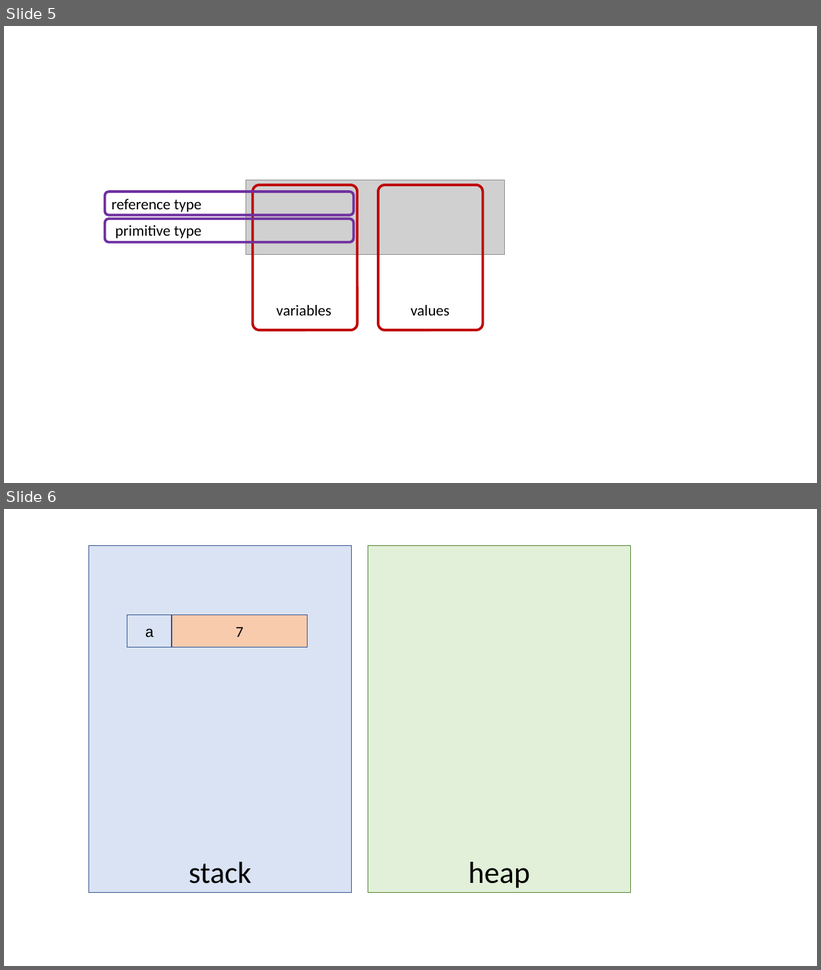
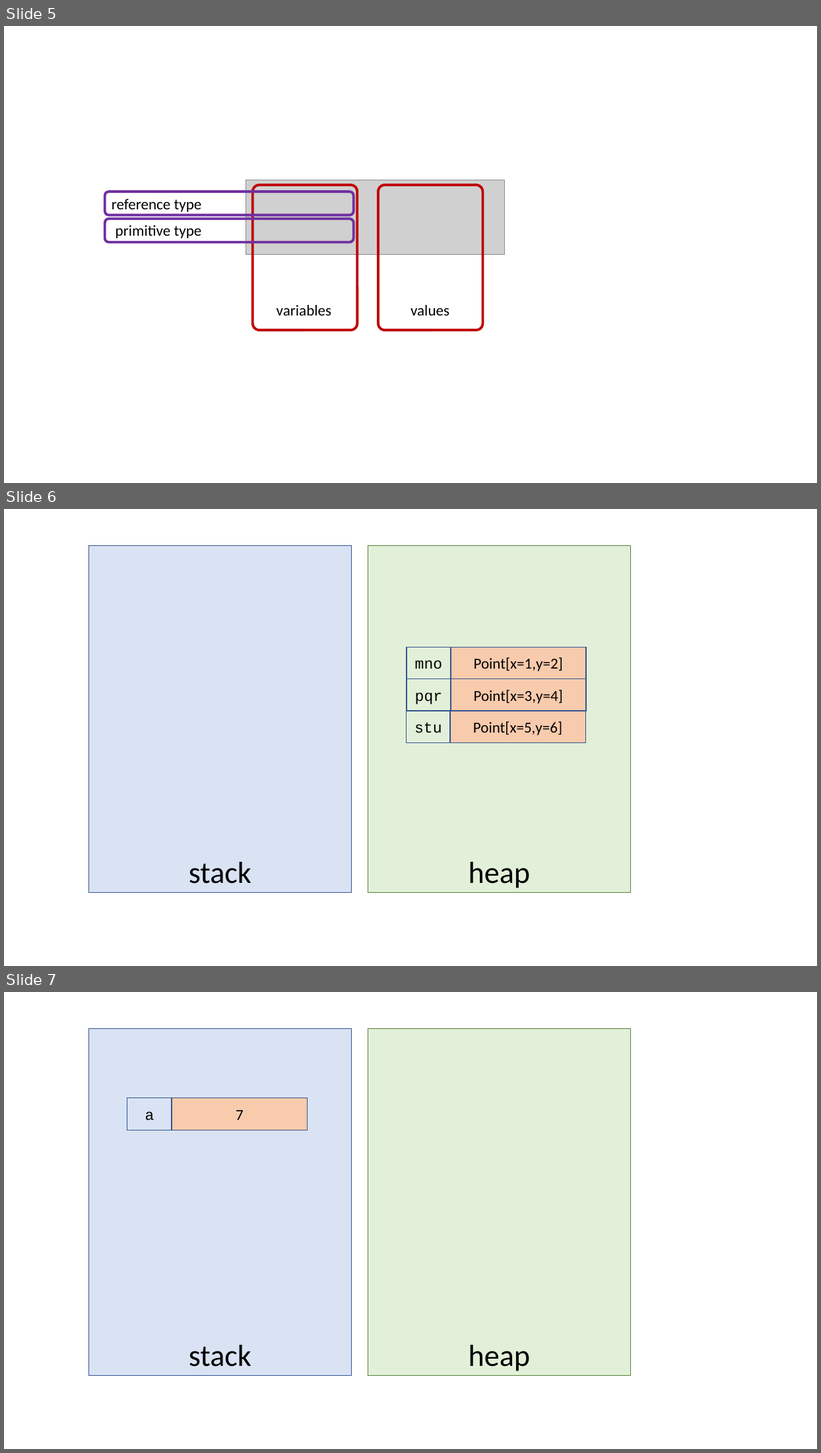
Before and after one commit to albertattard/java-boot-camp, a slide deck: assets/images/Images.pptx. Shown one above the other, each under a label of ours: slides 5 and 6 before the commit, slides 5, 6 and 7 after it. The pictures are 821x970 and 821x1453 pixels, drawn with LibreOffice and Linux fonts; fonts in the diff are those of the drawing; grey boxes stand for pictures. Boxes give left, top, right and bottom in pixels: in the first picture for what was removed or moved away, otherwise in the second. Text is boxed around its words. In the diff, an @@ line names an element or a change of style, - is before the commit and + after.

Commit message:
Add stack & heap examples

```diff
--- a/assets/images/Images.pptx
+++ b/assets/images/Images.pptx
@@ slide 6 added at (4,509,817,966), background #FFFFFF @@
@@ rectangle added at (88,545,351,893), fill #DAE3F3, outline #325491 1 pt, 36 pt, text #000000 @@
+stack
@@ rectangle added at (368,545,630,893), fill #E2F0D9, outline #548235 1 pt, 36 pt, text #000000 @@
+heap
@@ rectangle added at (407,647,451,679), outline #325491 1 pt, 18 pt, text #000000 @@
+mno
@@ rectangle added at (451,647,587,679), fill #F8CBAD, outline #325491 1 pt, 18 pt, text #000000 @@
+Point[x=1,y=2]
@@ rectangle added at (407,679,451,711), outline #325491 1 pt, 18 pt, text #000000 @@
+pqr
@@ rectangle added at (451,679,587,711), fill #F8CBAD, outline #325491 1 pt, 18 pt, text #000000 @@
+Point[x=3,y=4]
@@ rectangle added at (406,711,451,743), outline #325491 1 pt, 18 pt, text #000000 @@
+stu
@@ rectangle added at (450,711,586,743), fill #F8CBAD, outline #325491 1 pt, 18 pt, text #000000 @@
+Point[x=5,y=6]
@@ what was slide 6 is now slide 7 @@
```
Also in this commit, not shown: 5 other files.
